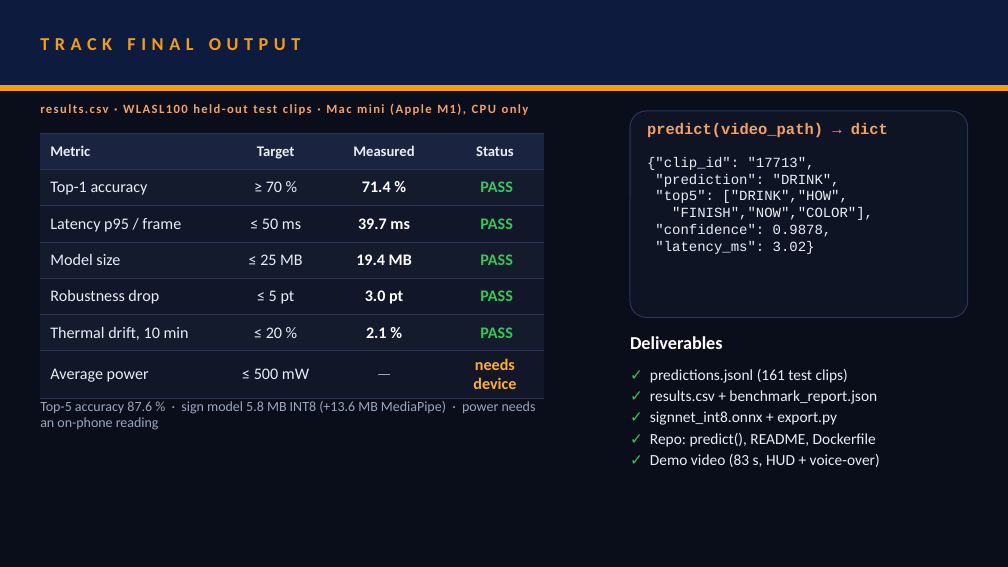
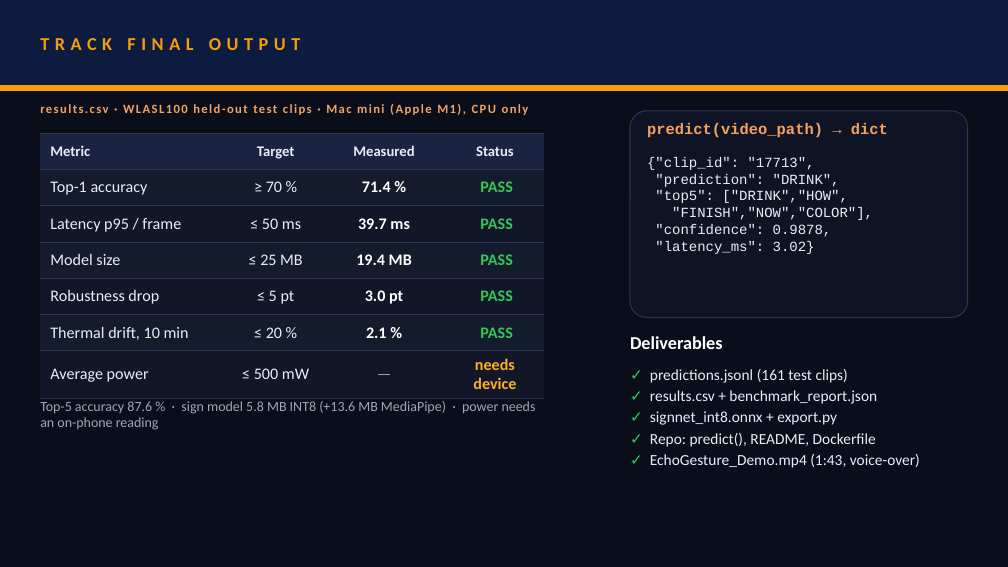
Before and after one commit to iamroyce007/echogesture, a slide deck: slide 5 of docs/SRMIST_Hypervisor.pptx. Drawn at 1008x567 pixels with LibreOffice and Linux fonts; fonts in the diff are those of the drawing. Boxes give left, top, right and bottom in pixels: in the first picture for what was removed or moved away, otherwise in the second. Text is boxed around its words. In the diff, an @@ line names an element or a change of style, - is before the commit and + after.

```diff
--- a/docs/SRMIST_Hypervisor.pptx
+++ b/docs/SRMIST_Hypervisor.pptx
@@ text at <box>650,454,920,468</box>: text changed @@
-✓ Demo video (83 s, HUD + voice-over)
+✓ EchoGesture_Demo.mp4 (1:43, voice-over)
```
Also in this commit, not shown: 1 other slide changed, 6 other files.
